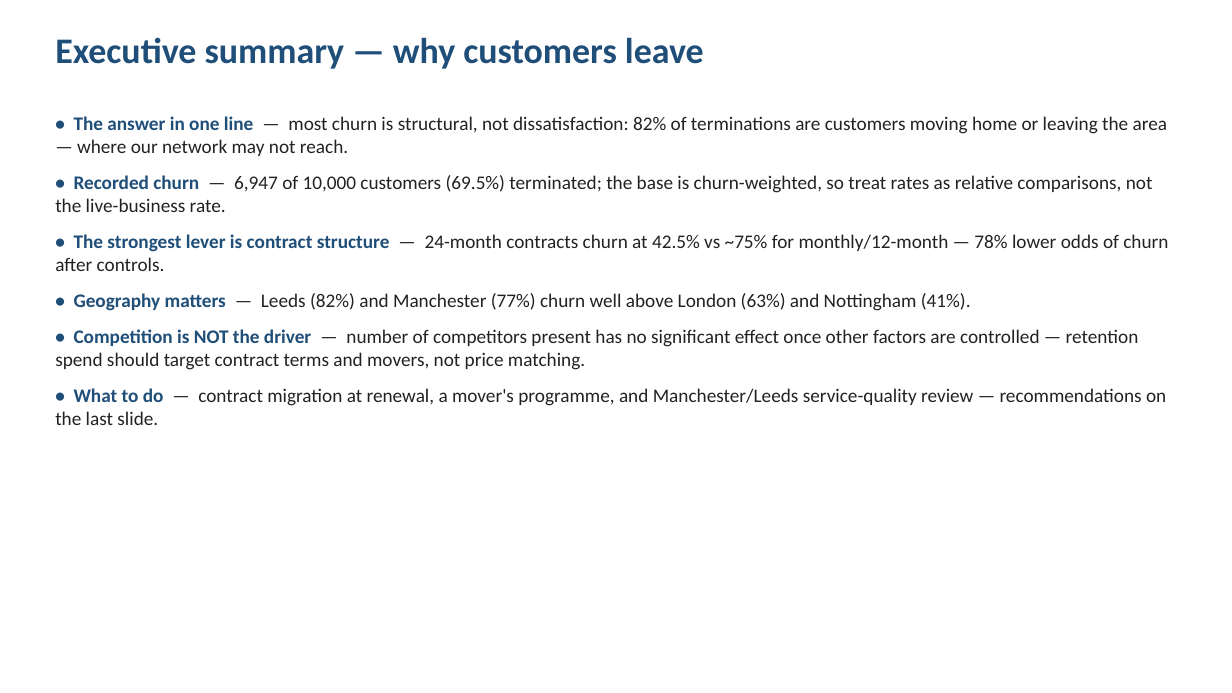
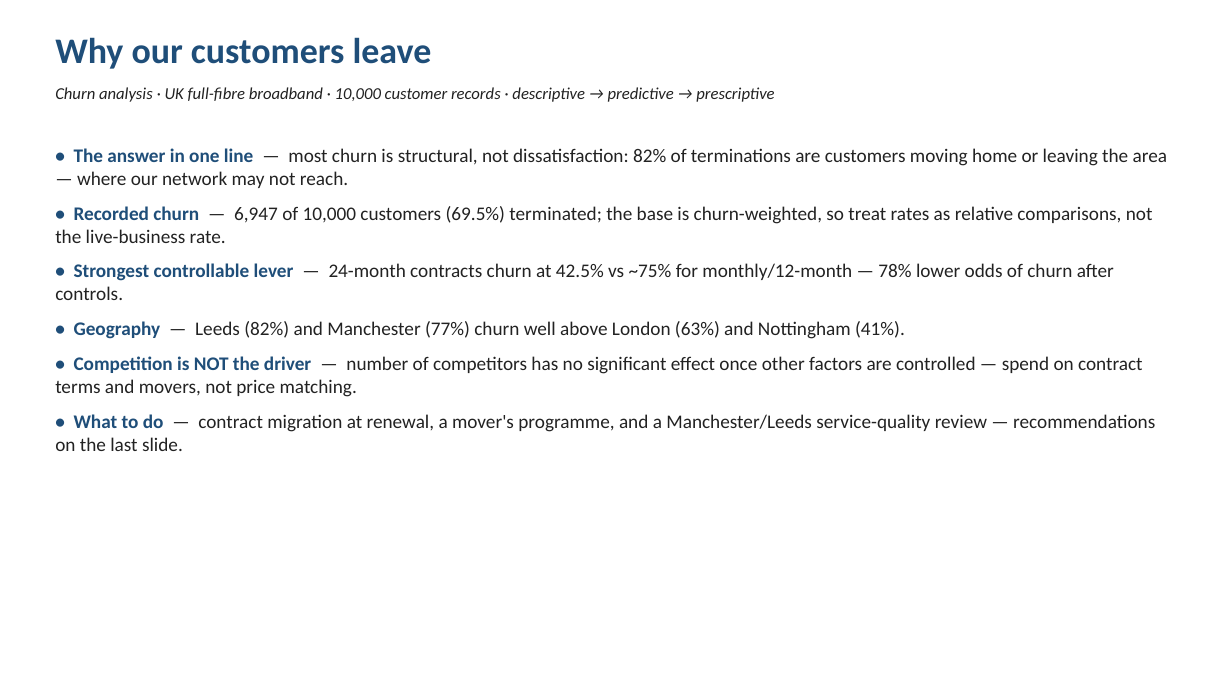
Before and after one commit to vasilijasuljagic-lab/churn_analysis, a slide deck: slide 1 of presentation/Churn_Analysis_Final.pptx (slide 2 before the commit). Drawn at 1232x693 pixels with LibreOffice and Linux fonts; fonts in the diff are those of the drawing. Boxes give left, top, right and bottom in pixels: in the first picture for what was removed or moved away, otherwise in the second. Text is boxed around its words. In the diff, an @@ line names an element or a change of style, - is before the commit and + after.

```diff
--- a/presentation/Churn_Analysis_Final.pptx
+++ b/presentation/Churn_Analysis_Final.pptx
@@ text at (55, 37, 432, 69): text changed @@
-Executive summary — why customers leave
+Why our customers leave
@@ text added at (55, 87, 774, 102), 13 pt, text #222222, italic @@
+Churn analysis · UK full-fibre broadband · 10,000 customer records · descriptive → predictive → prescriptive
@@ text "• The answer in one ...": place and size @@
-text "• The answer in one ..." at (55, 116, 1168, 425)
+text "• The answer in one ..." at (55, 148, 1167, 451)
@@ text at (55, 148, 1167, 243): less space between paragraphs @@
@@ text at (55, 263, 1155, 451): text changed @@
-• The strongest lever is contract structure — 24-month contracts churn at 42.5% vs ~75% for monthly/12-month — 78% lower odds of churn after controls.
-• Geography matters — Leeds (82%) and Manchester (77%) churn well above London (63%) and Nottingham (41%).
-• Competition is NOT the driver — number of competitors present has no significant effect once other factors are controlled — retention spend should target contract terms and movers, not price matching.
-• What to do — contract migration at renewal, a mover's programme, and Manchester/Leeds service-quality review — recommendations on the last slide.
+• Strongest controllable lever — 24-month contracts churn at 42.5% vs ~75% for monthly/12-month — 78% lower odds of churn after controls.
+• Geography — Leeds (82%) and Manchester (77%) churn well above London (63%) and Nottingham (41%).
+• Competition is NOT the driver — number of competitors has no significant effect once other factors are controlled — spend on contract terms and movers, not price matching.
+• What to do — contract migration at renewal, a mover's programme, and a Manchester/Leeds service-quality review — recommendations on the last slide.
```
Also in this commit, not shown: 3 other slides changed, 1 slide added, 7 slides removed, 1 other file.
